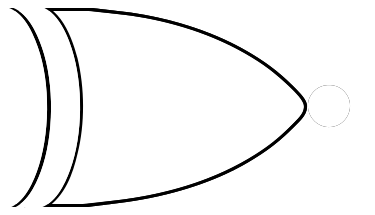
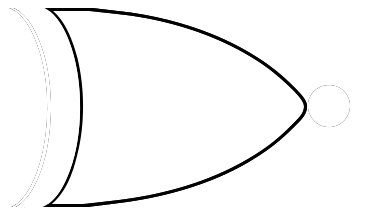
Revision of a layered 375 × 215 image; what changed, layer by layer:
painted on "Background" over [left=10, top=8, right=51, bottom=207]
